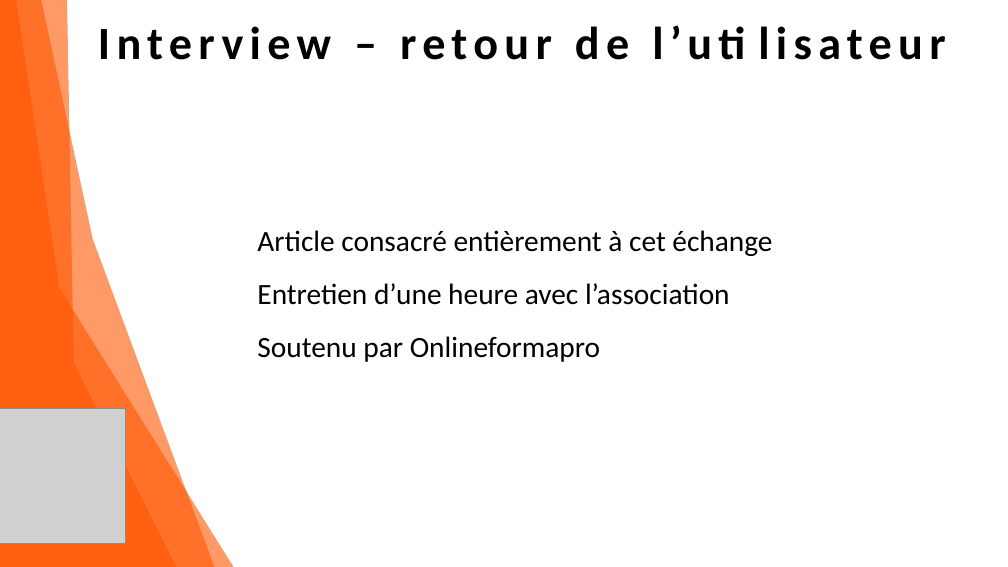
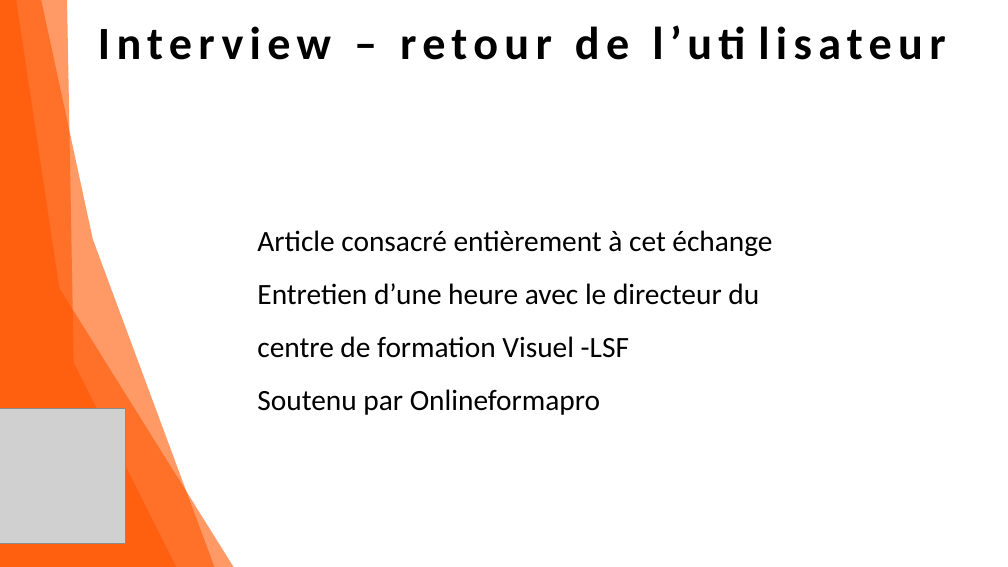
Before and after one commit to Fire-Owl/a11e-accessibilite, a slide deck: slide 13 of dossier-conception/dossier-conception-a11e-v2.pptx. Drawn at 1008x567 pixels with LibreOffice and Linux fonts; fonts in the diff are those of the drawing; grey boxes stand for pictures. Boxes give left, top, right and bottom in pixels: in the first picture for what was removed or moved away, otherwise in the second. Text is boxed around its words. In the diff, an @@ line names an element or a change of style, - is before the commit and + after.

```diff
--- a/dossier-conception/dossier-conception-a11e-v2.pptx
+++ b/dossier-conception/dossier-conception-a11e-v2.pptx
@@ text at <box>257,283,759,358</box>: text changed @@
-Entretien d’une heure avec l’association
+Entretien d’une heure avec le directeur du centre de formation Visuel -LSF
```
Also in this commit, not shown: 3 other slides changed, 8 other files.
